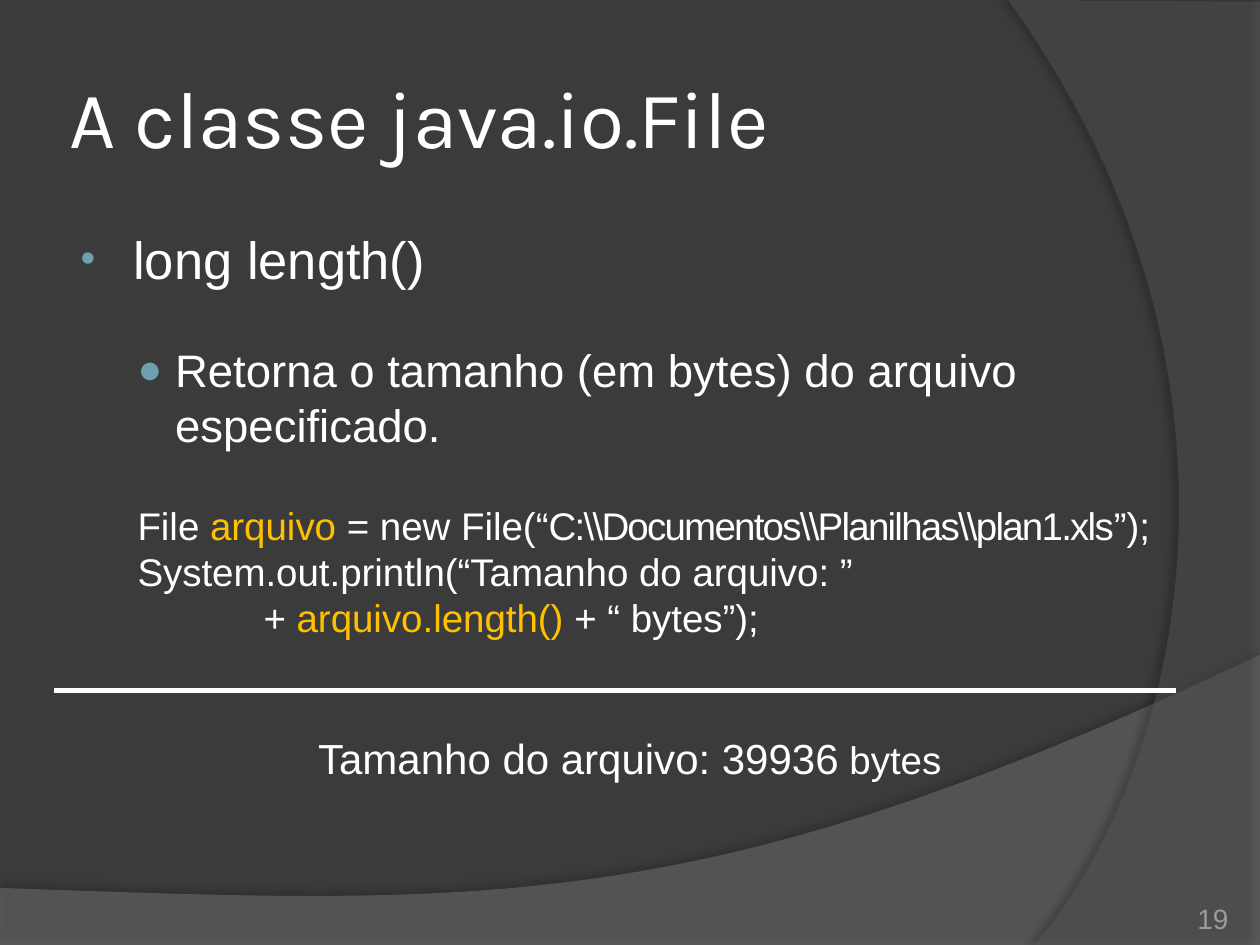
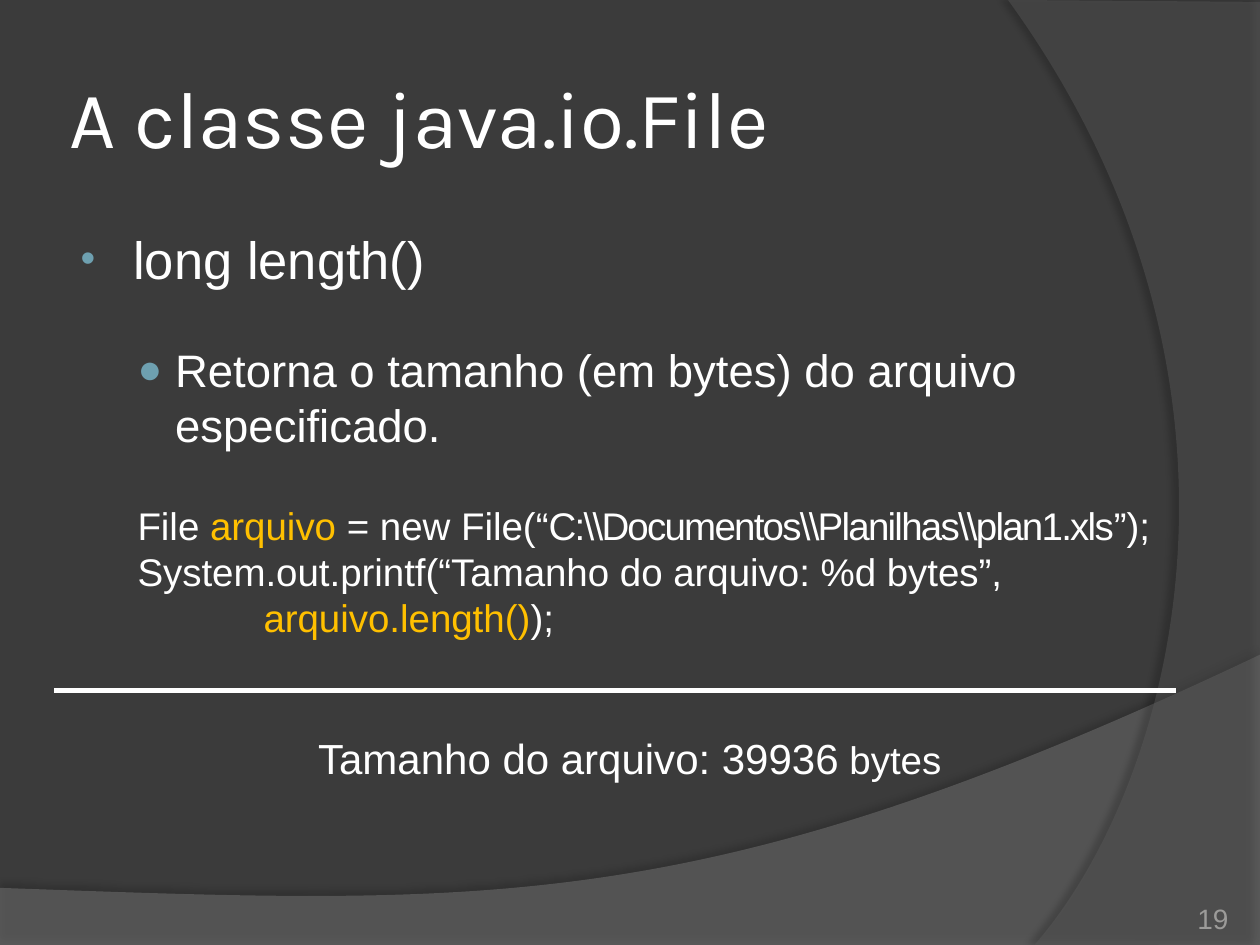
Before and after one commit to duchesqui/slzvieira-training, a slide deck: slide 19 of 2-Java-Programmer-Modulo-II/16.Capitulo10.pptx. Drawn at 1260x945 pixels with LibreOffice and Linux fonts; fonts in the diff are those of the drawing. Boxes give left, top, right and bottom in pixels: in the first picture for what was removed or moved away, otherwise in the second. Text is boxed around its words. In the diff, an @@ line names an element or a change of style, - is before the commit and + after.

Commit message:
Exercício sobre a classe java.io.File

```diff
--- a/2-Java-Programmer-Modulo-II/16.Capitulo10.pptx
+++ b/2-Java-Programmer-Modulo-II/16.Capitulo10.pptx
@@ text at <box>138,558,1002,640</box>: text changed @@
-System.out.println(“Tamanho do arquivo: ”
-+ arquivo.length() + “ bytes”);
+System.out.printf(“Tamanho do arquivo: %d bytes”,
+arquivo.length());
```
Also in this commit, not shown: 13 other slides changed, 9 slides added, 1 slide removed, 8 other files.
